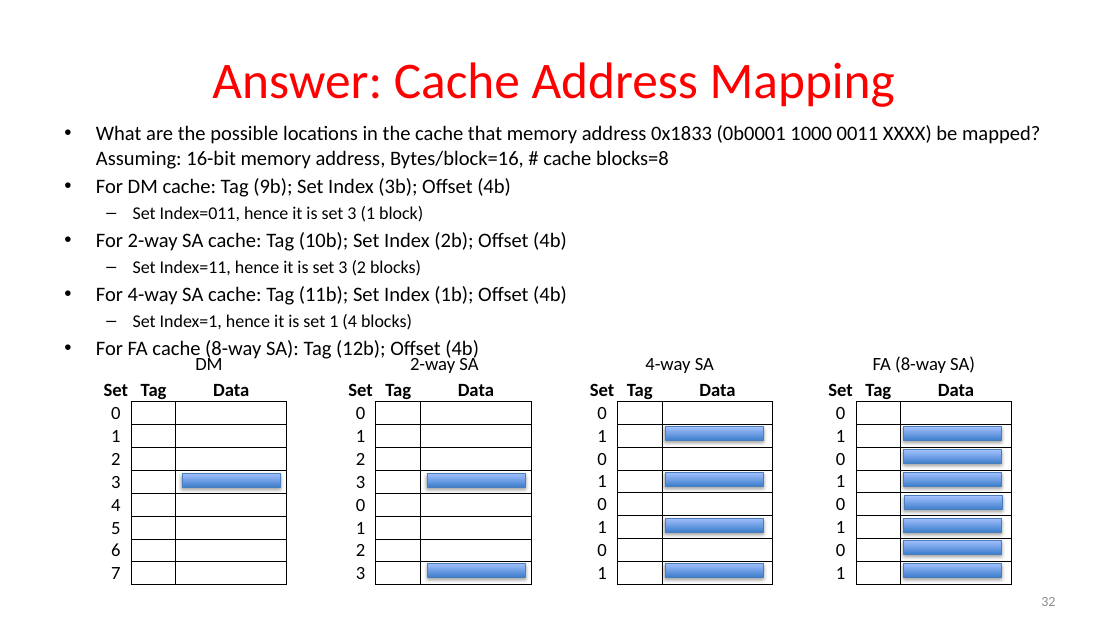
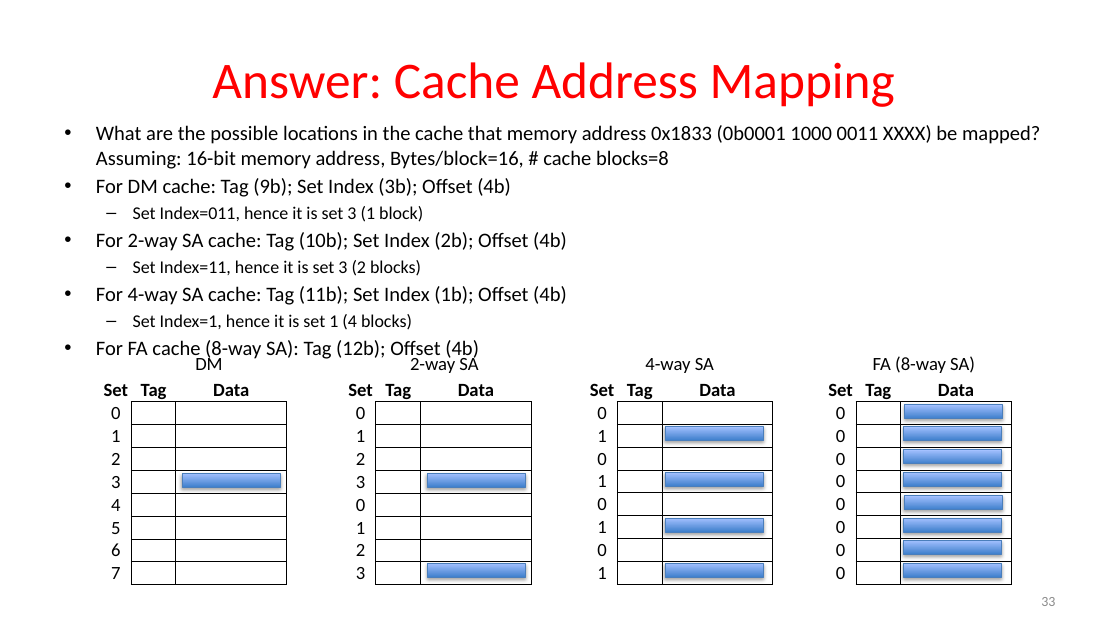
Before and after one commit to guhofstra/CSC256Fa25, a slide deck: slide 33 of PPTs/L7-Exercises ANS.pptx (slide 32 before the commit). Drawn at 1120x630 pixels with LibreOffice and Linux fonts; fonts in the diff are those of the drawing. Boxes give left, top, right and bottom in pixels: in the first picture for what was removed or moved away, otherwise in the second. Text is boxed around its words. In the diff, an @@ line names an element or a change of style, - is before the commit and + after.

```diff
--- a/PPTs/L7-Exercises ANS.pptx
+++ b/PPTs/L7-Exercises ANS.pptx
@@ table at <box>825,379,1012,583</box> @@
-row 3: 1 |  | 
-row 5: 1 |  | 
-row 7: 1 |  | 
-row 9: 1 |  | 
+row 6: 0 |  | 
+row 7: 0 |  | 
+row 8: 0 |  | 
+row 9: 0 |  | 
@@ rectangle added at <box>905,405,1003,419</box>, fill gradient #3F80CE to #A4C4FF, outline #4B7EBC 0.75 pt @@
```
Also in this commit, not shown: 10 other slides changed, 1 slide added, 13 other files.
